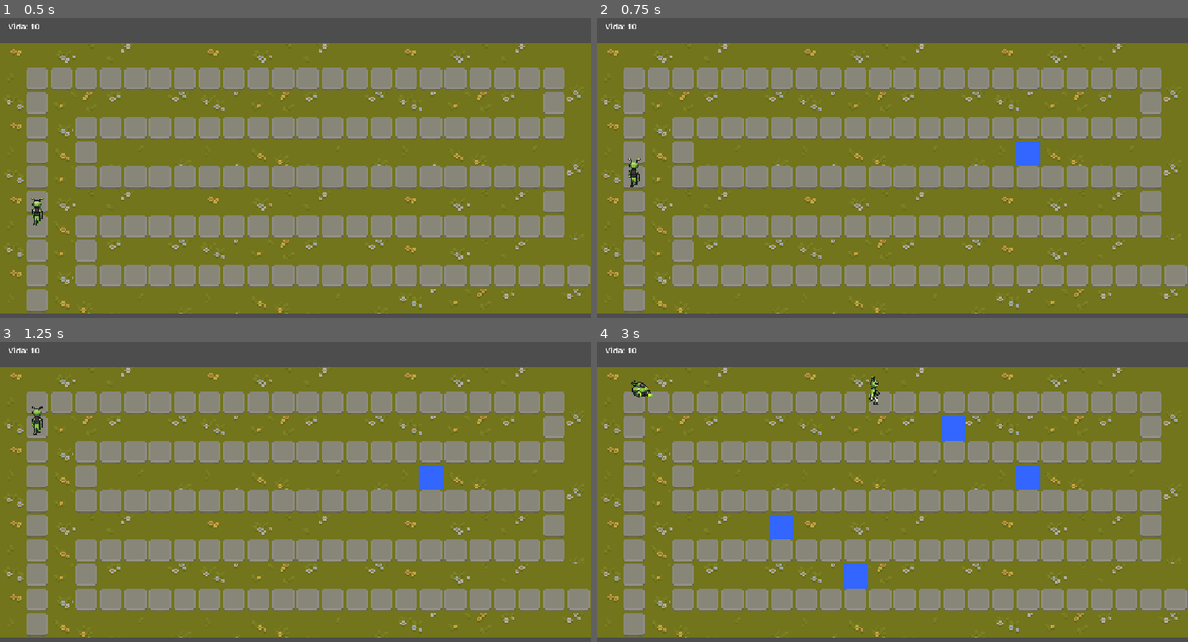
Above: before the commit, frames 1-4 (two rows, left to right).
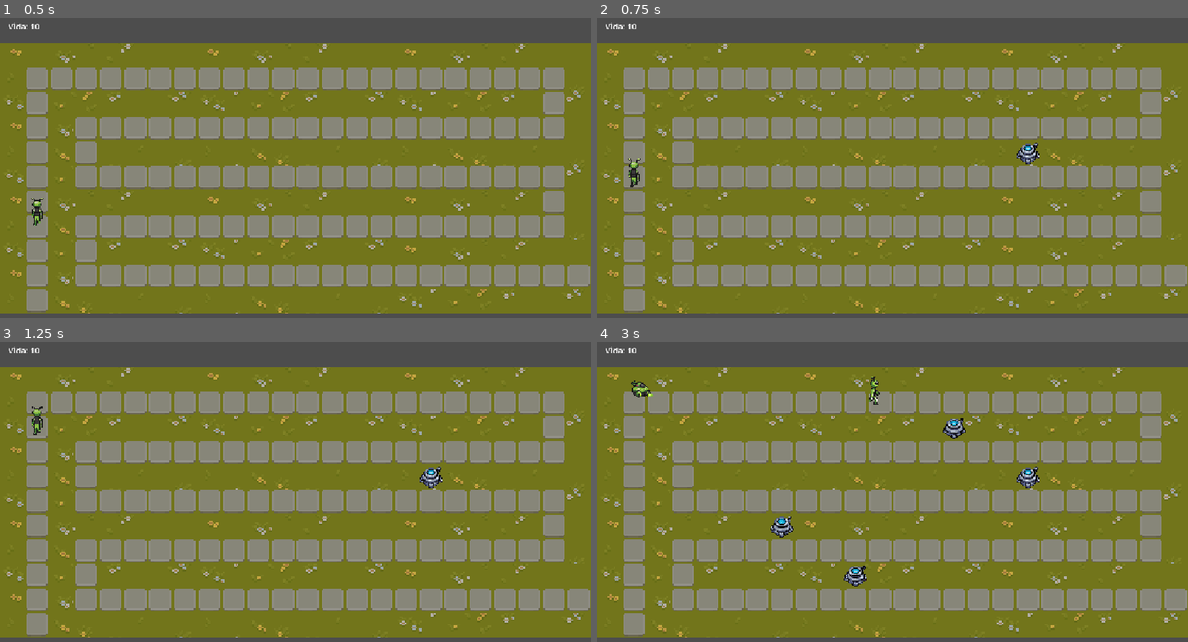
Above: after the commit, the same moments.

Repository: D4MC04/proyecto_dam2b
Game: Godot game, scene res://scenes/level.tscn
Two runs of this game, one before a commit and one after it. Both use one fixed random seed, a clock stepped at 60 frames per second and the inputs below. The project has no main scene, so this scene is started directly.
Inputs (mouse positions are in pixels of both pictures, inside the frame that each line leads up to):
- Up to frame 1 (0.5 s): no input
- Up to frame 2 (0.75 s): tap Enter at 0.5 s; move the mouse to (1022, 162) at 0.52 s; tap R at 0.6 s; click (1022, 162) at 0.67 s
- Up to frame 3 (1.25 s): no input
- Up to frame 4 (3 s): tap Space at 1.25 s; move the mouse to (774, 519) at 1.27 s; tap R at 1.35, 2.1, 2.85 s; click (774, 519) at 1.42 s; move the mouse to (951, 429) at 2.02 s; click (951, 429) at 2.17 s; move the mouse to (862, 570) at 2.77 s; click (862, 570) at 2.92 s

Frame 1 is identical in both runs. In frame 2, 0.3% of the frame differs, in the area x 70-75%, y 41-50%; in frame 3, 0.3%; in frame 4, 1.4%, in the area x 29-75%, y 24-83%.

Commit message:
Replace tower placeholder block with a PixelLab sprite
- assets/sprites/towers/tower.png (32x32, generated with PixelLab pixflux,
  steel blue with cyan core) + .import
- scenes/tower.tscn: ColorRect swapped for a Sprite2D, texture_filter Nearest
- scripts/tower.gd: ajustar_a_casilla() scales the sprite to exactly one cell
- range, timer and shooting untouched; project.godot and friend files untouched

Co-Authored-By: Claude Sonnet 5 <noreply@anthropic.com>

Diff:
--- a/scenes/tower.tscn
+++ b/scenes/tower.tscn
@@ -1,6 +1,7 @@
 [gd_scene format=3]
 
 [ext_resource type="Script" path="res://scripts/tower.gd" id="1_tower"]
+[ext_resource type="Texture2D" path="res://assets/sprites/towers/tower.png" id="2_tex"]
 
 [sub_resource type="CircleShape2D" id="CircleShape2D_range"]
 radius = 56.0
@@ -8,12 +9,9 @@
 [node name="Tower" type="Node2D" groups=["torres"]]
 script = ExtResource("1_tower")
 
-[node name="ColorRect" type="ColorRect" parent="."]
-offset_left = -8.0
-offset_top = -8.0
-offset_right = 8.0
-offset_bottom = 8.0
-color = Color(0.2, 0.4, 1, 1)
+[node name="Sprite2D" type="Sprite2D" parent="."]
+texture_filter = 1
+texture = ExtResource("2_tex")
 
 [node name="Range" type="Area2D" parent="."]
 collision_layer = 0
--- a/scripts/tower.gd
+++ b/scripts/tower.gd
@@ -15,5 +15,4 @@
 		cercano.hit()
 
 func ajustar_a_casilla(tamano: Vector2):
-	$ColorRect.size = tamano
-	$ColorRect.position = -tamano / 2
+	$Sprite2D.scale = tamano / $Sprite2D.texture.get_size()
Binary file added: assets/sprites/towers/tower.png
Not shown, added: assets/sprites/towers/tower.png.import
